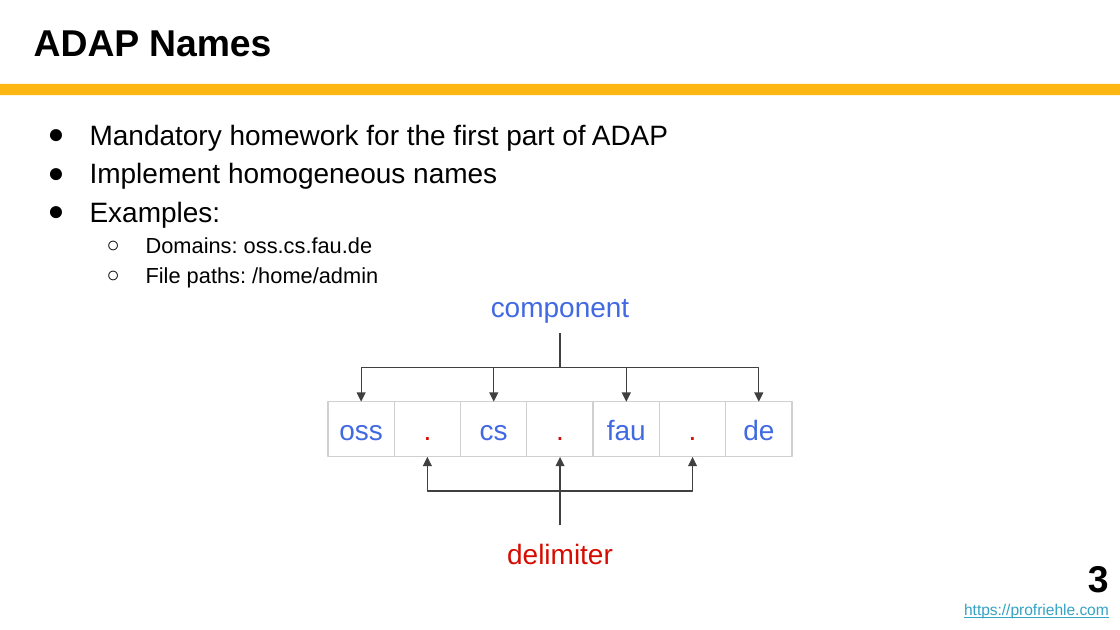
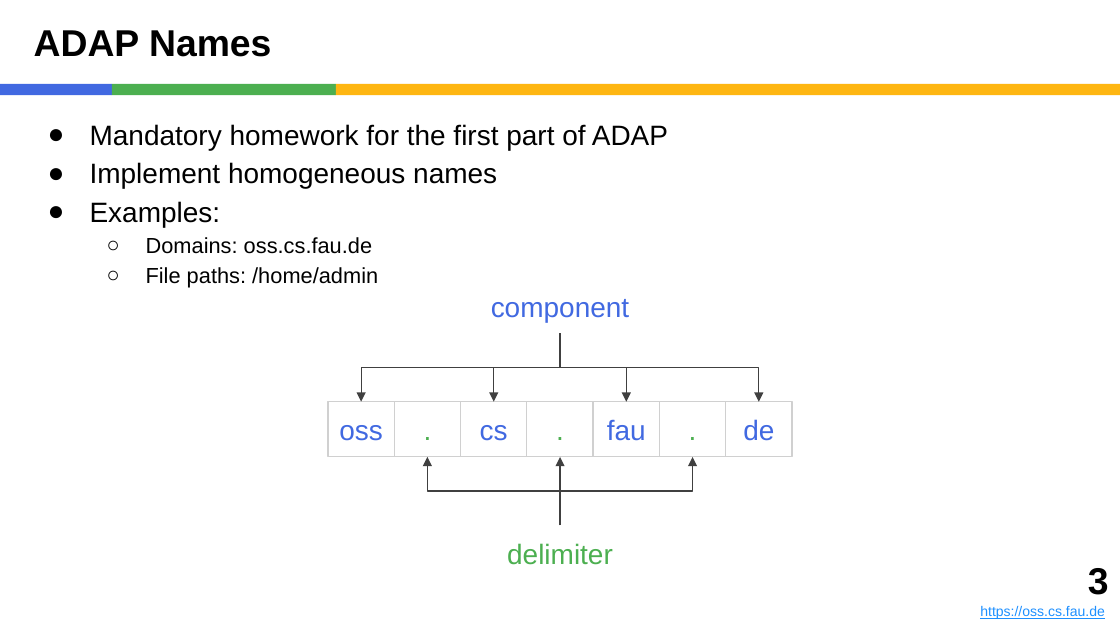
Before and after one commit to dirkriehle/adap-course, a slide deck: slide 3 of Lecture slides/ADAP A03 - Homework Setup.pptx. Drawn at 1120x630 pixels with LibreOffice and Linux fonts; fonts in the diff are those of the drawing. Boxes give left, top, right and bottom in pixels: in the first picture for what was removed or moved away, otherwise in the second. Text is boxed around its words. In the diff, an @@ line names an element or a change of style, - is before the commit and + after.

```diff
--- a/Lecture slides/ADAP A03 - Homework Setup.pptx
+++ b/Lecture slides/ADAP A03 - Homework Setup.pptx
@@ rectangle added at (0,84,112,95), fill #4169E1 @@
@@ rectangle added at (112,84,336,95), fill #4CAF50 @@
@@ rectangle: place and size @@
-rectangle at (0,84,1120,95)
+rectangle at (336,84,1120,95)
@@ text colour #D50D01 to #4CAF50 in 4 elements at (507,543,613,565), (394,402,460,457), (526,402,592,457), (660,402,726,457) @@
@@ text: place and size @@
-text at (964,566,1109,619)
+text at (980,568,1109,619)
@@ text at (980,606,1105,619): text changed; size 10 to 9 pt; text colour #34A3C5 to #1E90FF @@
-https://profriehle.com
+https://oss.cs.fau.de
```
Also in this commit, not shown: 15 other slides changed, 1 other file.
